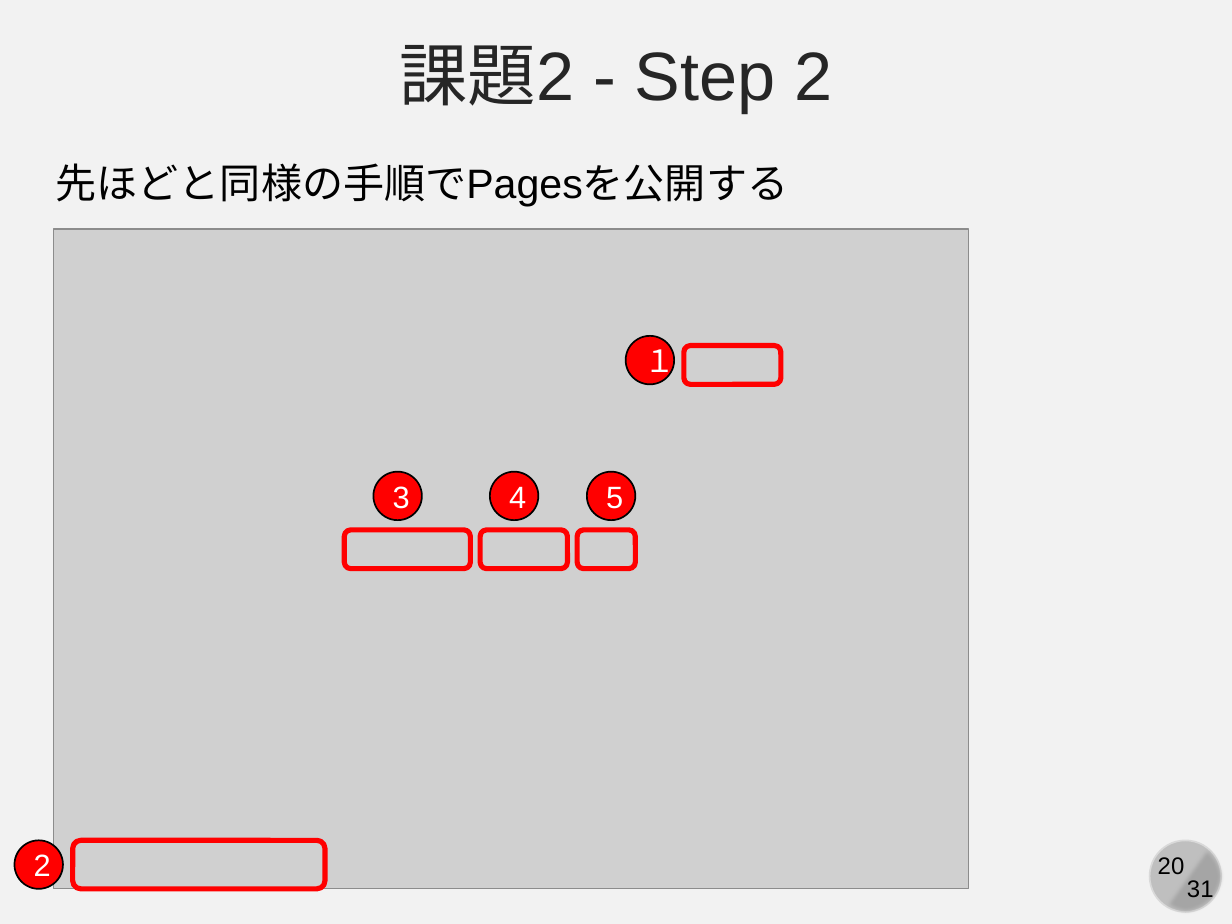
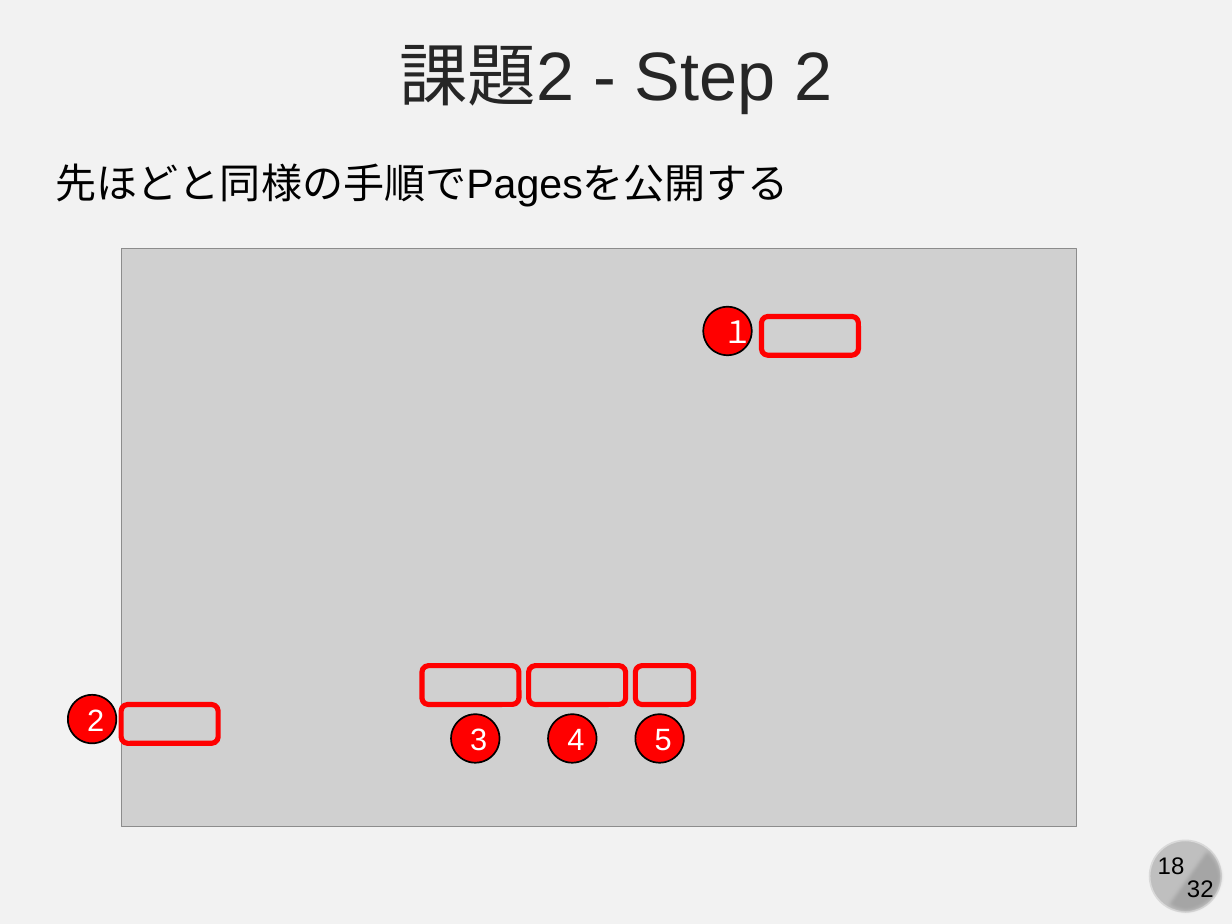
Before and after one commit to kaityo256/github, a slide deck: slide 18 of practice_github_advanced/fig/slide.pptx (slide 20 before the commit). Drawn at 1232x924 pixels with LibreOffice and Linux fonts; fonts in the diff are those of the drawing; grey boxes stand for pictures. Boxes give left, top, right and bottom in pixels: in the first picture for what was removed or moved away, otherwise in the second. Text is boxed around its words. In the diff, an @@ line names an element or a change of style, - is before the commit and + after.

```diff
--- a/practice_github_advanced/fig/slide.pptx
+++ b/practice_github_advanced/fig/slide.pptx
@@ picture resized from (x1=53, y1=229, x2=968, y2=888) to (x1=121, y1=249, x2=1077, y2=827) @@
@@ ellipse "１" moved from (x1=626, y1=336, x2=674, y2=384) to (x1=703, y1=307, x2=752, y2=355) @@
@@ rounded rectangle moved from (x1=684, y1=346, x2=781, y2=384) to (x1=761, y1=317, x2=859, y2=355) @@
@@ rounded rectangle resized from (x1=345, y1=530, x2=471, y2=568) to (x1=423, y1=665, x2=520, y2=703) @@
@@ rounded rectangle added at (x1=529, y1=665, x2=626, y2=703), outline #FF0000 3 pt @@
@@ rounded rectangle moved from (x1=578, y1=530, x2=636, y2=568) to (x1=636, y1=665, x2=694, y2=703) @@
@@ ellipse "2" moved from (x1=15, y1=840, x2=63, y2=888) to (x1=68, y1=695, x2=116, y2=743) @@
@@ rounded rectangle resized from (x1=480, y1=530, x2=568, y2=568) to (x1=121, y1=705, x2=218, y2=743) @@
@@ ellipse "3" moved from (x1=373, y1=472, x2=421, y2=520) to (x1=451, y1=715, x2=499, y2=763) @@
@@ ellipse "4" moved from (x1=490, y1=472, x2=538, y2=520) to (x1=548, y1=715, x2=596, y2=763) @@
@@ ellipse "5" moved from (x1=586, y1=472, x2=634, y2=520) to (x1=636, y1=715, x2=684, y2=763) @@
@@ rounded rectangle removed at (x1=73, y1=840, x2=325, y2=888) @@
@@ page number at (x1=1158, y1=857, x2=1185, y2=875): text changed @@
-20
+18
@@ text at (x1=1187, y1=880, x2=1214, y2=903): text changed @@
-31
+32
```
Also in this commit, not shown: 29 other slides changed, 2 slides added, 1 slide removed, 2 other files.
